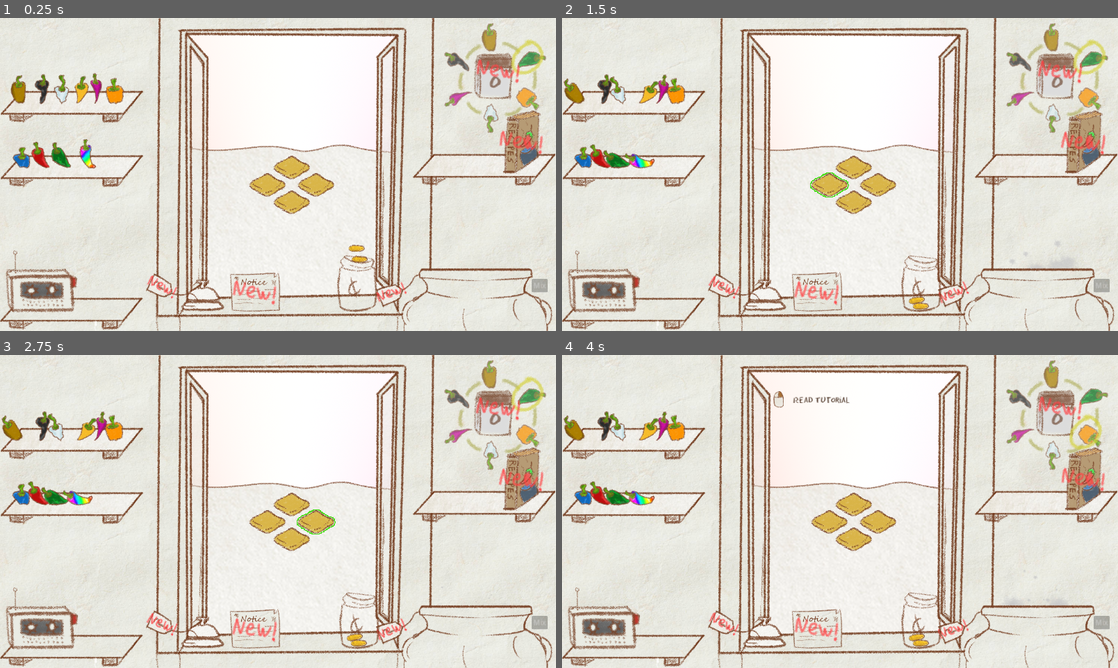
Above: before the commit, frames 1-4 (two rows, left to right).
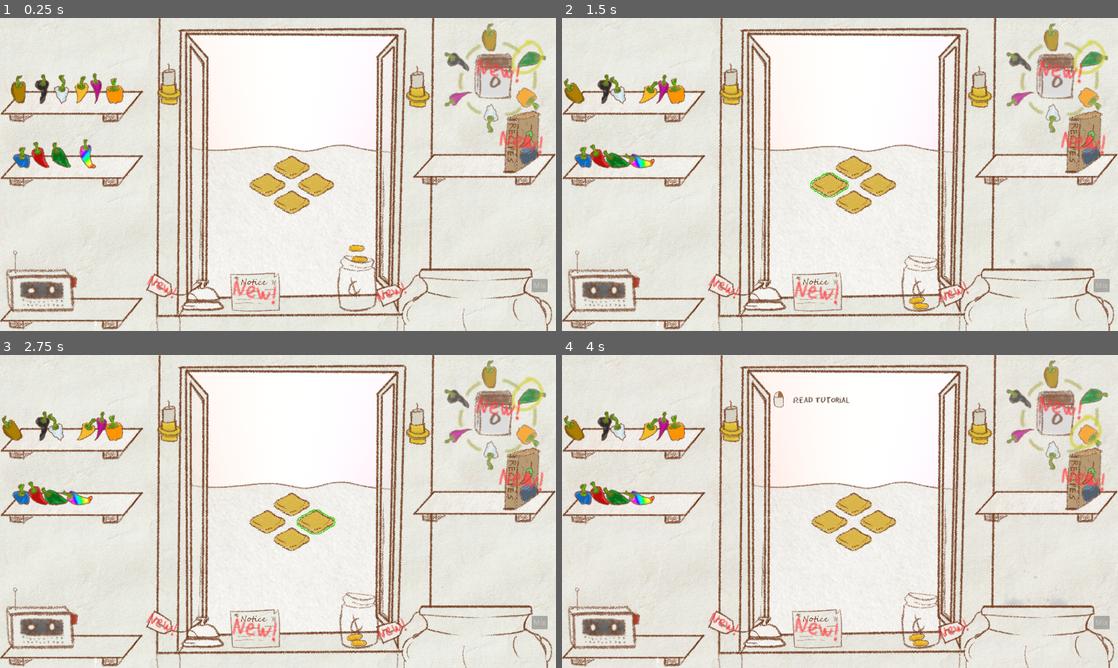
Above: after the commit, the same moments.

Repository: fresh4/GameJam2
Game: Godot game, scene res://Scenes/prototype_level.tscn
Same seed, same stepped clock (60 frames per second), same inputs: the game is played once before the commit and once after it. Sound files missing from this copy of the repository are replaced by a short silence.
Inputs (mouse positions are in pixels of both pictures, inside the frame that each line leads up to):
- Up to frame 1 (0.25 s): no input
- Up to frame 2 (1.5 s): move the mouse to (851, 168) at 0.52 s; press the mouse at (851, 168) at 0.53 s; move the mouse to (828, 183) at 1.27 s; release the mouse at (828, 183) at 1.28 s; right-click (828, 183) at 1.35 s
- Up to frame 3 (2.75 s): move the mouse to (316, 520) at 2.02 s; hold Mouse wheel down (scroll_down) from 2.03 s (still down)
- Up to frame 4 (4 s): move the mouse to (851, 539) at 2.77 s; release Mouse wheel down (scroll_down) at 2.78 s; tap Mouse wheel up (scroll_up) at 2.85 s; move the mouse to (1056, 414) at 3.52 s; press the mouse at (1056, 414) at 3.53 s

The runs differ from the first frame. In frame 1, 0.7% of the frame differs, in the area x 28-78%, y 14-29%; in frame 2, 0.7%; in frame 3, 0.7%; in frame 4, 0.7%.

Commit message:
added candles and changed lighting

Diff:
--- /dev/null
+++ b/Prefabs/candle.tscn
@@ -0,0 +1,159 @@
+[gd_scene load_steps=24 format=3 uid="uid://cleo1ff7w2klu"]
+
+[ext_resource type="Script" path="res://Scripts/candle.gd" id="1_jih2d"]
+[ext_resource type="Texture2D" uid="uid://ohxdhwl0emxe" path="res://Assets/Art/Furniture/candle_unlit.png" id="2_hc3f2"]
+[ext_resource type="Texture2D" uid="uid://brtivleelcd0e" path="res://Assets/Art/Furniture/candle_flame_spritesheet.png" id="3_r223i"]
+[ext_resource type="Texture2D" uid="uid://cj3crjixh6ydt" path="res://Assets/Art/Misc/light.png" id="4_fojko"]
+
+[sub_resource type="FastNoiseLite" id="FastNoiseLite_muugp"]
+noise_type = 2
+frequency = 1.0
+
+[sub_resource type="NoiseTexture2D" id="NoiseTexture2D_1kd22"]
+seamless = true
+noise = SubResource("FastNoiseLite_muugp")
+
+[sub_resource type="AtlasTexture" id="AtlasTexture_xehh6"]
+atlas = ExtResource("3_r223i")
+region = Rect2(0, 0, 20, 20)
+
+[sub_resource type="AtlasTexture" id="AtlasTexture_bi77j"]
+atlas = ExtResource("3_r223i")
+region = Rect2(20, 0, 20, 20)
+
+[sub_resource type="AtlasTexture" id="AtlasTexture_tuk1v"]
+atlas = ExtResource("3_r223i")
+region = Rect2(40, 0, 20, 20)
+
+[sub_resource type="AtlasTexture" id="AtlasTexture_j16id"]
+atlas = ExtResource("3_r223i")
+region = Rect2(60, 0, 20, 20)
+
+[sub_resource type="AtlasTexture" id="AtlasTexture_8xfo8"]
+atlas = ExtResource("3_r223i")
+region = Rect2(80, 0, 20, 20)
+
+[sub_resource type="AtlasTexture" id="AtlasTexture_0ngaj"]
+atlas = ExtResource("3_r223i")
+region = Rect2(100, 0, 20, 20)
+
+[sub_resource type="AtlasTexture" id="AtlasTexture_sh3vu"]
+atlas = ExtResource("3_r223i")
+region = Rect2(120, 0, 20, 20)
+
+[sub_resource type="AtlasTexture" id="AtlasTexture_2knis"]
+atlas = ExtResource("3_r223i")
+region = Rect2(140, 0, 20, 20)
+
+[sub_resource type="AtlasTexture" id="AtlasTexture_twrme"]
+atlas = ExtResource("3_r223i")
+region = Rect2(160, 0, 20, 20)
+
+[sub_resource type="AtlasTexture" id="AtlasTexture_xqnku"]
+atlas = ExtResource("3_r223i")
+region = Rect2(180, 0, 20, 20)
+
+[sub_resource type="AtlasTexture" id="AtlasTexture_56h2o"]
+atlas = ExtResource("3_r223i")
+region = Rect2(200, 0, 20, 20)
+
+[sub_resource type="AtlasTexture" id="AtlasTexture_7fd0m"]
+atlas = ExtResource("3_r223i")
+region = Rect2(220, 0, 20, 20)
+
+[sub_resource type="AtlasTexture" id="AtlasTexture_jjp6d"]
+atlas = ExtResource("3_r223i")
+region = Rect2(240, 0, 20, 20)
+
+[sub_resource type="AtlasTexture" id="AtlasTexture_nnfhf"]
+atlas = ExtResource("3_r223i")
+region = Rect2(260, 0, 20, 20)
+
+[sub_resource type="SpriteFrames" id="SpriteFrames_n0hyj"]
+animations = [{
+"frames": [{
+"duration": 1.0,
+"texture": SubResource("AtlasTexture_xehh6")
+}, {
+"duration": 1.0,
+"texture": SubResource("AtlasTexture_bi77j")
+}, {
+"duration": 1.0,
+"texture": SubResource("AtlasTexture_tuk1v")
+}, {
+"duration": 1.0,
+"texture": SubResource("AtlasTexture_j16id")
+}, {
+"duration": 1.0,
+"texture": SubResource("AtlasTexture_8xfo8")
+}, {
+"duration": 1.0,
+"texture": SubResource("AtlasTexture_0ngaj")
+}, {
+"duration": 1.0,
+"texture": SubResource("AtlasTexture_sh3vu")
+}, {
+"duration": 1.0,
+"texture": SubResource("AtlasTexture_2knis")
+}, {
+"duration": 1.0,
+"texture": SubResource("AtlasTexture_twrme")
+}, {
+"duration": 1.0,
+"texture": SubResource("AtlasTexture_xqnku")
+}, {
+"duration": 1.0,
+"texture": SubResource("AtlasTexture_56h2o")
+}, {
+"duration": 1.0,
+"texture": SubResource("AtlasTexture_7fd0m")
+}, {
+"duration": 1.0,
+"texture": SubResource("AtlasTexture_jjp6d")
+}, {
+"duration": 1.0,
+"texture": SubResource("AtlasTexture_nnfhf")
+}],
+"loop": true,
+"name": &"default",
+"speed": 8.0
+}]
+
+[sub_resource type="RectangleShape2D" id="RectangleShape2D_4htmm"]
+size = Vector2(36, 75)
+
+[sub_resource type="RectangleShape2D" id="RectangleShape2D_oqnli"]
+
+[node name="Candle" type="StaticBody2D"]
+script = ExtResource("1_jih2d")
+noise = SubResource("NoiseTexture2D_1kd22")
+
+[node name="CandleSprite" type="Sprite2D" parent="."]
+texture = ExtResource("2_hc3f2")
+
+[node name="FlameSprite" type="AnimatedSprite2D" parent="."]
+position = Vector2(-1, -48)
+sprite_frames = SubResource("SpriteFrames_n0hyj")
+autoplay = "default"
+frame_progress = 0.825212
+
+[node name="CandleCollider" type="CollisionShape2D" parent="."]
+position = Vector2(1, 8.5)
+shape = SubResource("RectangleShape2D_4htmm")
+
+[node name="FlameArea" type="Area2D" parent="."]
+position = Vector2(-1, -48)
+collision_layer = 0
+collision_mask = 128
+
+[node name="CollisionShape2D" type="CollisionShape2D" parent="FlameArea"]
+shape = SubResource("RectangleShape2D_oqnli")
+
+[node name="Light" type="PointLight2D" parent="."]
+position = Vector2(-1, -48)
+color = Color(1, 0.641113, 0.179688, 1)
+energy = 0.3
+texture = ExtResource("4_fojko")
+texture_scale = 1.31
+
+[connection signal="body_entered" from="FlameArea" to="." method="_on_flame_area_body_entered"]
--- /dev/null
+++ b/Prefabs/flame_particles.tscn
@@ -0,0 +1,26 @@
+[gd_scene load_steps=3 format=3 uid="uid://d3pq6lwfv2hm"]
+
+[ext_resource type="Texture2D" uid="uid://uc74e256yq20" path="res://Assets/Art/Misc/flame.png" id="1_mlwb6"]
+
+[sub_resource type="Curve" id="Curve_y4hkr"]
+max_value = 200.0
+_data = [Vector2(0.0107143, 200), 0.0, 0.0, 0, 0, Vector2(1, 1), 0.0, 0.0, 0, 0]
+point_count = 2
+
+[node name="Node2D" type="CPUParticles2D"]
+amount = 50
+randomness = 0.43
+lifetime_randomness = 0.72
+texture = ExtResource("1_mlwb6")
+emission_shape = 1
+emission_sphere_radius = 45.0
+direction = Vector2(0, -1)
+gravity = Vector2(0, -300)
+initial_velocity_max = 50.0
+damping_min = 24.0
+damping_max = 24.0
+scale_amount_min = 0.0
+scale_amount_max = 3.0
+hue_variation_min = -1.0
+hue_variation_max = 1.0
+anim_speed_curve = SubResource("Curve_y4hkr")
--- a/Scenes/prototype_level.tscn
+++ b/Scenes/prototype_level.tscn
@@ -18,6 +18,7 @@
 [ext_resource type="FontFile" uid="uid://q4t82jgy6i18" path="res://Assets/EraserDust.ttf" id="12_q31b7"]
 [ext_resource type="PackedScene" uid="uid://18r43rnq3a4w" path="res://Prefabs/Peppers/pepper_blue_prefab.tscn" id="14_2lq2j"]
 [ext_resource type="Script" path="res://Scripts/calendar.gd" id="14_grgwa"]
+[ext_resource type="PackedScene" uid="uid://cleo1ff7w2klu" path="res://Prefabs/candle.tscn" id="14_tbef6"]
 [ext_resource type="PackedScene" uid="uid://sgf1mrx7htle" path="res://Prefabs/readable_area.tscn" id="14_xmhaq"]
 [ext_resource type="PackedScene" uid="uid://bnwrm2tptwr7b" path="res://Prefabs/Peppers/pepper_orange_prefab.tscn" id="15_2t1g6"]
 [ext_resource type="PackedScene" uid="uid://b5xmxlsinrtc2" path="res://Prefabs/Peppers/pepper_green_prefab.tscn" id="16_aeofj"]
@@ -48,6 +49,17 @@
 [ext_resource type="Texture2D" uid="uid://c4bbrw0m0bcqs" path="res://Assets/Art/Misc/recipe_book.png" id="46_h7l3p"]
 [ext_resource type="Texture2D" uid="uid://dnvlvml0x5wcf" path="res://Assets/Art/Misc/journal.png" id="47_psyux"]
 
+[sub_resource type="Gradient" id="Gradient_faefq"]
+interpolation_mode = 2
+offsets = PackedFloat32Array(0, 0.22, 0.41, 0.49, 0.72, 0.83, 1)
+colors = PackedColorArray(1, 1, 1, 1, 1.00198, 0.870214, 0.866891, 1, 1, 0.767327, 0.769386, 1, 0.976576, 0.707551, 0.714179, 1, 0.850426, 0.654571, 0.714851, 1, 0.456285, 0.440845, 0.73206, 1, 0.414783, 0.440044, 0.696958, 1)
+metadata/_snap_enabled = true
+metadata/_snap_count = 100
+
+[sub_resource type="GradientTexture1D" id="GradientTexture1D_b6gn8"]
+gradient = SubResource("Gradient_faefq")
+width = 2048
+
 [sub_resource type="CompressedTexture2D" id="CompressedTexture2D_4iy5j"]
 
 [sub_resource type="CompressedTexture2D" id="CompressedTexture2D_okuf2"]
@@ -236,11 +248,13 @@
 [sub_resource type="RectangleShape2D" id="RectangleShape2D_0e6vk"]
 size = Vector2(82, 88)
 
-[node name="PrototypeLevel" type="Node2D" node_paths=PackedStringArray("pepper_spawn_point")]
+[node name="PrototypeLevel" type="Node2D" node_paths=PackedStringArray("pepper_spawn_point", "candles")]
 script = ExtResource("1_326k8")
 gradient_texture = ExtResource("2_s4o85")
+inside_gradient_texture = SubResource("GradientTexture1D_b6gn8")
 pepper_spawn_point = NodePath("Inside/PepperSpawnPoint")
 coin_prefab = ExtResource("22_030br")
+candles = [NodePath("Inside/Furniture/Candle"), NodePath("Inside/Furniture/Candle2")]
 
 [node name="DaynightGradient" type="Sprite2D" parent="."]
 unique_name_in_owner = true
@@ -408,6 +422,12 @@
 disabled = true
 text = "Mix"
 
+[node name="Candle" parent="Inside/Furniture" instance=ExtResource("14_tbef6")]
+position = Vector2(390, 151)
+
+[node name="Candle2" parent="Inside/Furniture" instance=ExtResource("14_tbef6")]
+position = Vector2(962, 157)
+
 [node name="Calendar" type="Sprite2D" parent="Inside/Furniture"]
 position = Vector2(1139, 135)
 texture = ExtResource("11_2py5e")
@@ -529,6 +549,7 @@
 
 [node name="Notice" type="RigidBody2D" parent="Inside/Tutorials"]
 position = Vector2(585, 610)
+collision_layer = 129
 collision_mask = 3
 contact_monitor = true
 
@@ -631,6 +652,7 @@
 vertical_alignment = 1
 
 [node name="DiscoveryLabel" type="Label" parent="Tooltips"]
+visible = false
 anchors_preset = 15
 anchor_right = 1.0
 anchor_bottom = 1.0
--- a/Scripts/AutoLoads/globals.gd
+++ b/Scripts/AutoLoads/globals.gd
@@ -2,6 +2,7 @@
 
 enum READABLE_TYPE { LETTER, JOURNAL }
 
+const FLAME_PARTICLES = preload("res://Prefabs/flame_particles.tscn")
 const SAUCE_PREFAB = preload("res://Prefabs/sauce_prefab.tscn")
 const POINTER = preload("res://Assets/Art/Cursors/hand_point.png")
 const HAND_OPEN = preload("res://Assets/Art/Cursors/hand_open.png")
--- /dev/null
+++ b/Scripts/candle.gd
@@ -0,0 +1,34 @@
+extends StaticBody2D
+class_name Candle
+
+@export var noise: NoiseTexture2D
+
+@onready var flame_sprite: AnimatedSprite2D = $FlameSprite
+@onready var flame_area: Area2D = $FlameArea
+@onready var candle_light: PointLight2D = $Light
+
+var time: float = 0.0
+var lit: bool = false
+
+func _ready() -> void:
+	light(false)
+
+func _process(delta: float) -> void:
+	if not lit: return
+	time += delta
+	var value = abs(noise.noise.get_noise_1d(time))
+	candle_light.energy = clamp(value, 0.24, 0.8)
+	candle_light.texture_scale = clamp(value*2, 1.1, 1.2)
+
+func light(value: bool = true) -> void:
+	lit = value
+	flame_sprite.visible = value
+	flame_area.monitoring = value
+	flame_area.monitorable = value
+	candle_light.visible = value
+
+func _on_flame_area_body_entered(body: Node2D) -> void:
+	var flame_prefab = Globals.FLAME_PARTICLES.instantiate()
+	body.add_child(flame_prefab)
+	await get_tree().create_timer(5).timeout
+	if flame_prefab in body.get_children(): body.queue_free()
--- a/Scripts/cauldron.gd
+++ b/Scripts/cauldron.gd
@@ -25,6 +25,8 @@
 	for child in body.get_children():
 		if child is DraggableObject:
 			child.dragging = false
+		if child is CPUParticles2D:
+			child.queue_free()
 
 	# If the item is invalid or cauldron is full, YEET the item
 	if not body is Pepper or (len(ingredients) >= max_ingredients or not body.properties.is_pepper):
--- a/Scripts/game_manager.gd
+++ b/Scripts/game_manager.gd
@@ -6,8 +6,10 @@
 const MAX_ROUNDS = 6
 
 @export var gradient_texture: GradientTexture1D
+@export var inside_gradient_texture: GradientTexture1D
 @export var pepper_spawn_point: Node2D
 @export var coin_prefab: PackedScene
+@export var candles: Array[Candle]
 
 @onready var outside: Node2D = $Outside
 @onready var inside: Node2D = $Inside
@@ -44,6 +46,10 @@
 		day += 1
 		handle_new_day()
 
+	if current_round >= MAX_ROUNDS - 2:
+		for candle in candles: candle.light()
+	else: for candle in candles: candle.light(false)
+
 	var value = calculate_gradient_value()
 	var radians = (PI * current_round * (1 / float(MAX_ROUNDS)))
 
@@ -56,6 +62,7 @@
 
 	var tween = get_tree().create_tween().set_parallel(true)
 	tween.tween_property(outside, "modulate", gradient_texture.gradient.sample(value), progress_delay).set_ease(Tween.EASE_IN_OUT)
+	tween.tween_property(inside, "modulate", inside_gradient_texture.gradient.sample(value), progress_delay).set_ease(Tween.EASE_IN_OUT)
 	tween.tween_property(daynight_gradient, "rotation", radians, progress_delay).set_ease(Tween.EASE_IN_OUT)
 
 	await tween.finished
@@ -85,6 +92,7 @@
 		var readable: ReadableArea = null
 		for child in letter.get_children(): if child is ReadableArea: readable = child
 
+		letter.set_collision_layer_value(8, true)
 		letter.position = Vector2(640, 360)
 		readable.properties = ReadableTemplate.new()
 		readable.properties.texture = Globals.unread_letters[0]
--- a/project.godot
+++ b/project.godot
@@ -76,6 +76,7 @@
 2d_physics/layer_5="Coins"
 2d_physics/layer_6="Shop"
 2d_physics/layer_7="Sauce"
+2d_physics/layer_8="Paper"
 
 [rendering]
 
Binary file added: Assets/Art/Furniture/candle_flame_spritesheet.png
Not shown, added: Assets/Art/Furniture/candle_flame_spritesheet.png.import
Binary file added: Assets/Art/Furniture/candle_unlit.png
Not shown, added: Assets/Art/Furniture/candle_unlit.png.import
Binary file added: Assets/Art/Misc/flame.png
Not shown, added: Assets/Art/Misc/flame.png.import
Binary file added: Assets/Art/Misc/light.png
Not shown, added: Assets/Art/Misc/light.png.import
Not shown: 1 places in Scenes/prototype_level.tscn that only renumber resources
